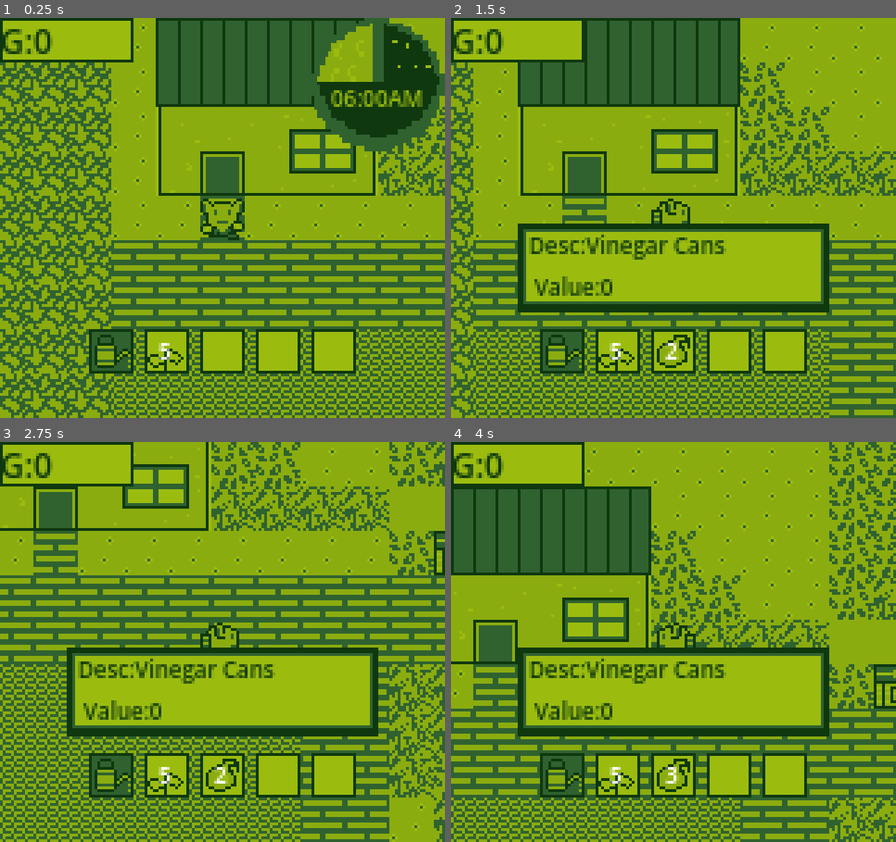
Above: before the commit, frames 1-4 (two rows, left to right).
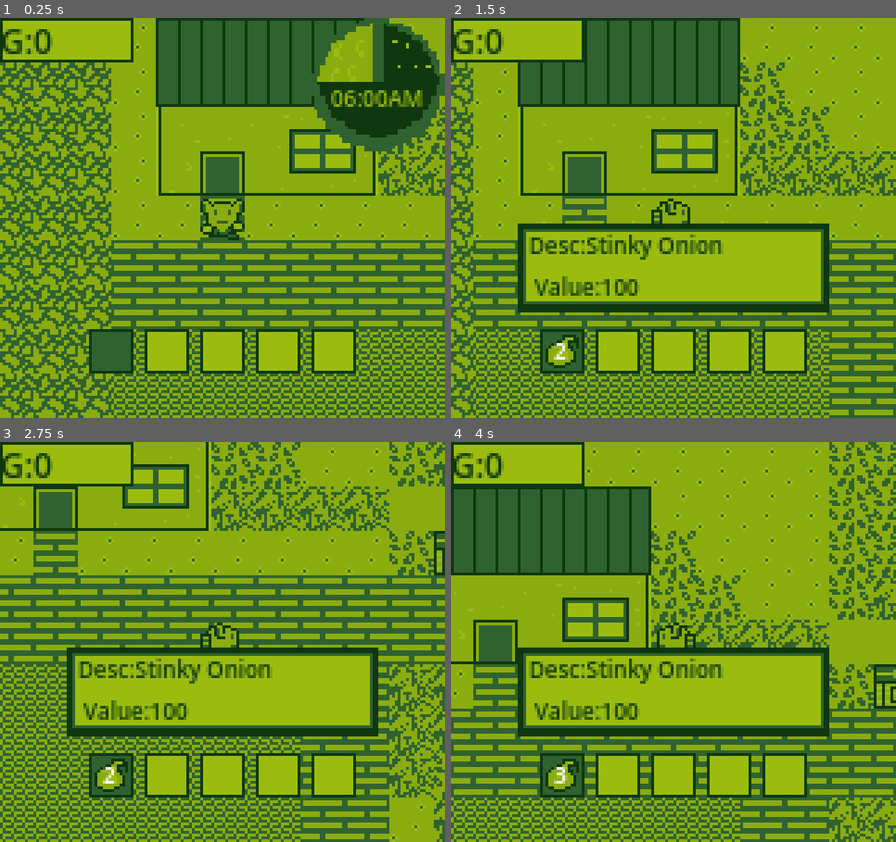
Above: after the commit, the same moments.

Repository: Seanmus/GoblinGrove
Game: Godot game, scene res://Worlds/test_world.tscn
The game is run twice, just before and just after one commit, with the same random seed, the same clock (stepped at 60 frames per second) and the same inputs. This scene is started directly instead of the project's main scene.
Inputs (mouse positions are in pixels of both pictures, inside the frame that each line leads up to):
- Up to frame 1 (0.25 s): no input
- Up to frame 2 (1.5 s): tap Enter at 0.5 s; move the mouse to (771, 198) at 0.52 s; hold D (Right) 0.53-1.28 s; click (771, 198) at 0.6 s; tap K (k) at 0.8, 1.35 s; move the mouse to (584, 238) at 1.27 s; hold S (Down) from 1.28 s (still down)
- Up to frame 3 (2.75 s): tap 1 (one) at 1.55, 2.1 s; move the mouse to (267, 554) at 2.02 s; release S (Down) at 2.03 s; hold D (Right) from 2.03 s (still down); click (267, 554) at 2.3 s
- Up to frame 4 (4 s): move the mouse to (651, 722) at 2.77 s; release D (Right) at 2.78 s; hold W (Up) 2.78-3.53 s; click (651, 722) at 2.85 s; tap K (k) at 3.05 s; move the mouse to (807, 702) at 3.52 s; hold A (Left) from 3.53 s (still down); tap 5 (five) at 3.6 s; tap 1 (one) at 3.8 s

The runs differ from the first frame. In frame 1, 0.5% of the frame differs, in the area x 21-42%, y 79-89%; in frame 2, 1.9%, in the area x 21-62%, y 54-89%; in frame 3, 1.9%; in frame 4, 1.8%.

Commit message:
Inventory save load is working farm is not quite yet

Diff:
--- a/Player/Plant.gd
+++ b/Player/Plant.gd
@@ -1,11 +1,11 @@
-extends Node2D
+extends Resource
 class_name Plant
 
-var itemId
-var maxState = 5
-var tilePos = 1
-var stage = 1
-
+@export var itemId = 1
+@export var maxState = 5
+@export var tilePos = 1
+@export var stage = 1
+signal newStage(sprite)
 
 func _set_stage(Stage):
 	stage = Stage
--- a/Player/goblin_farmer.gd
+++ b/Player/goblin_farmer.gd
@@ -57,6 +57,7 @@
 				Inventory._buyItem(detected.sales_good)
 			elif detected is bed:
 				FarmController._NewDay()
+				SaveLoad._save()
 			print(detected)
 	if !soilLayer:
 		return
--- a/Player/inventory.gd
+++ b/Player/inventory.gd
@@ -1,19 +1,13 @@
 extends Node
 #initalize inventory with 5 seeds
-
-var inventory = {1 : inventorySlot.new(Items.items[5], 1), 2 : inventorySlot.new(Items.items[2], 5)}
+class_name Inventory_Class
+@export var inventory = {}
 
 signal inventoryUpdated
 var selectedItem = 1
 var money = 0
 
-class inventorySlot:
-	var item
-	var count
 
-	func _init(_item, _count) -> void:
-		item = _item
-		count = _count
 
 func _UpdateSelectedItem(itemSlot):
 	selectedItem = itemSlot
--- a/Player/inventorySlot.gd
+++ b/Player/inventorySlot.gd
@@ -11,9 +11,9 @@
 
 func _RefreshDisplay():
 	if(Inventory.inventory.has(slotNumber)):
+		print(str(Inventory.inventory))
 		if Inventory.inventory[slotNumber].item.type != 1:
-			icon.texture = Inventory.inventory[slotNumber].item.texture
-			print(str(Inventory.inventory[slotNumber].item.texture))
+			icon.texture = load(Inventory.inventory[slotNumber].item.texture)
 			label.text = str(Inventory.inventory[slotNumber].count)
 		else:
 			label.text = ""
--- a/Player/onion.gd
+++ b/Player/onion.gd
@@ -16,14 +16,14 @@
 func _set_sprite_for_stage(stage):
 	print("setting sprite" + " stage" + str(stage))
 	if stage == 1:
-		$PlantSprite.texture = onion1
+		newStage.emit(onion1)
 	elif stage == 2:
-		$PlantSprite.texture = onion2
+		newStage.emit(onion2)
 	elif stage == 3:
-		$PlantSprite.texture = onion3
+		newStage.emit(onion3)
 	elif stage == 4:
-		$PlantSprite.texture = onion4
+		newStage.emit(onion4)
 	elif stage >= 5:
-		$PlantSprite.texture = onion5
+		newStage.emit(onion5)
 	else:
-		$PlantSprite.texture = onion1
+		newStage.emit(onion1)
--- a/Player/pickeledHerring.gd
+++ b/Player/pickeledHerring.gd
@@ -16,12 +16,12 @@
 func _set_sprite_for_stage(stage):
 	print("setting sprite" + " stage" + str(stage))
 	if stage == 1:
-		$PlantSprite.texture = herring1
+		newStage.emit(herring1)
 	elif stage == 2:
-		$PlantSprite.texture = herring2
+		newStage.emit(herring2)
 	elif stage == 3:
-		$PlantSprite.texture = herring3
+		newStage.emit(herring3)
 	elif stage >= 4:
-		$PlantSprite.texture = herring4
+		newStage.emit(herring4)
 	else:
-		$PlantSprite.texture = herring1
+		newStage.emit(herring1)
--- a/Player/plant.tscn
+++ b/Player/plant.tscn
@@ -2,6 +2,7 @@
 
 [ext_resource type="Script" uid="uid://b6ceptmslmlo6" path="res://Player/Plant.gd" id="1_xyaem"]
 [ext_resource type="Texture2D" uid="uid://2sgnkfn2qvhp" path="res://Sprites/Plants/Onion/onion_1.png" id="2_vckr8"]
+[ext_resource type="Script" uid="uid://coyt4qm43ajpn" path="res://Player/plant_sprite.gd" id="3_owwtq"]
 
 [node name="Plant" type="Node2D" unique_id=1398079512]
 script = ExtResource("1_xyaem")
@@ -9,3 +10,6 @@
 [node name="PlantSprite" type="Sprite2D" parent="." unique_id=641364162]
 texture_filter = 1
 texture = ExtResource("2_vckr8")
+script = ExtResource("3_owwtq")
+
+[connection signal="newStage" from="." to="PlantSprite" method="_on_plant_new_stage"]
--- /dev/null
+++ b/Player/plant_sprite.gd
@@ -0,0 +1,5 @@
+extends Sprite2D
+
+
+func _on_plant_new_stage(sprite: Variant) -> void:
+	texture = sprite
--- /dev/null
+++ b/Systems/Farmland.gd
@@ -0,0 +1,13 @@
+extends Resource
+class_name  FarmData
+
+@export var watered : bool
+@export var plantIndex : int
+@export var stage : int
+@export var plantType : Plant
+
+func _init(_watered, _plant, _stage, _plantType):
+	watered = _watered
+	plantIndex = _plant
+	stage = _stage
+	plantType = _plantType
--- /dev/null
+++ b/Systems/InventorySlot.gd
@@ -0,0 +1,11 @@
+extends Resource
+
+
+class_name inventorySlot
+
+@export var item : item
+@export var count : int
+
+func _init(_item : item = Items.items[1], _count := 0) -> void:
+	item = _item
+	count = _count
--- /dev/null
+++ b/Systems/SaveData.gd
@@ -0,0 +1,7 @@
+extends Resource
+class_name SaveDataResource
+
+@export var inventory : Dictionary = {1 : inventorySlot.new(Items.items[5], 1), 2 : inventorySlot.new(Items.items[2], 5)}
+@export var money : int
+@export var day : int
+@export var farmdata : Dictionary
--- /dev/null
+++ b/Systems/SaveLoad.gd
@@ -0,0 +1,32 @@
+extends Node
+
+const SAVE_PATH = "user://SaveFile.tres"
+var SaveFileData : SaveDataResource = SaveDataResource.new()
+
+
+func _init() -> void:
+	#Clears the save file
+	#SaveFileData = SaveDataResource.new()
+	#_save()
+	if !FileAccess.file_exists(SAVE_PATH):
+		_save()
+
+func _ready() -> void:
+	_load()
+
+func _save():
+	SaveFileData.day = FarmController.days
+	SaveFileData.inventory = Inventory.inventory.duplicate(true)
+	SaveFileData.farmdata = FarmController.farmland.duplicate(true)
+	SaveFileData.money = Inventory.money
+	ResourceSaver.save(SaveFileData, SAVE_PATH)
+	print("Saving" + str(SaveFileData.money))
+
+func _load():
+	if FileAccess.file_exists(SAVE_PATH):
+		print("loading data" + str(SaveFileData.farmdata))
+		SaveFileData = ResourceLoader.load(SAVE_PATH).duplicate(true)
+		FarmController.days = SaveFileData.day
+		Inventory.inventory = SaveFileData.inventory.duplicate(true)
+		#FarmController.farmland = SaveFileData.farmdata.duplicate(true)
+		Inventory.money = SaveFileData.money
--- a/Worlds/FarmTiles.gd
+++ b/Worlds/FarmTiles.gd
@@ -6,9 +6,10 @@
 # Called when the node enters the scene tree for the first time.
 func _ready() -> void:
 	FarmController._SetupFarmLand(self)
+	print(str(FarmController.farmland))
 	FarmController.newDay.connect(_NewDay)
-	_LoadPlants()
-	_LoadFarmland()
+	#_LoadPlants()
+	#_LoadFarmland()
 
 #remove duplicated code with new day later
 func _LoadPlants():
@@ -16,10 +17,11 @@
 	var tiles = get_used_cells()
 	for tile in tiles:
 		var tileType = get_cell_atlas_coords(tile)
-		if tileType == Vector2i(0,2) || tileType == Vector2i(1,2):
+		if (tileType == Vector2i(0,2) || tileType == Vector2i(1,2)) && FarmController.farmland.has(tile):
 			var farmdata = FarmController.farmland[tile]
 			var tile_pos = Vector2(0,0)
 			set_cell(tile, 0, Vector2(0,2))
+			print(farmdata)
 			if(farmdata.plantIndex != 0):
 				print("regrowing")
 				_Plant(farmdata.plantIndex, map_to_local(tile), farmdata.stage, tile)
--- a/farm_controller.gd
+++ b/farm_controller.gd
@@ -10,17 +10,7 @@
 signal newDay
 # Called when the node enters the scene tree for the first time.
 
-class FarmData:
-	var watered : bool
-	var plantIndex : int
-	var stage : int
-	var plantType : Plant
 
-	func _init(_watered, _plant, _stage, _plantType):
-		watered = _watered
-		plantIndex = _plant
-		stage = _stage
-		plantType = _plantType
 
 func _process(delta: float) -> void:
 	timer += delta
@@ -54,4 +44,5 @@
 		var tileType = soilLayer.get_cell_atlas_coords(tile)
 		if tileType == Vector2i(0,2):
 			var newFarmLand = FarmData.new(false, 0, 0, null)
-			farmland.get_or_add(tile, newFarmLand)
+			if !farmland.has(tile):
+				farmland.get_or_add(tile, newFarmLand)
--- a/item.gd
+++ b/item.gd
@@ -1,16 +1,16 @@
-extends Node
+extends Resource
 class_name item
-var itemId = 1
-var description
-var type
-var price = 200
-var salePrice = 300
-@onready var texture = preload("res://Sprites/UI/Onion.png")
+@export var itemId :int = 1
+@export var description : String = "Onion"
+@export var type : int = 3
+@export var price : int = 200
+@export var salePrice: int = 300
+@export var texture : String = "res://Sprites/UI/Onion.png"
 
-func _init(_itemId, _description, _type, _price, _salesPrice, _texture) -> void:
+func _init(_itemId := itemId, _description := description, _type:= type, _price:= price, _salesPrice:= salePrice, _texture:= texture) -> void:
 	itemId = _itemId
 	description = _description
 	type = _type
 	price = _price
-	salePrice = _price
+	salePrice = _salesPrice
 	texture = _texture
--- a/items.gd
+++ b/items.gd
@@ -7,11 +7,11 @@
 	crop
 }
 
-var onion = item.new(1,"Stinky Onion",types.crop, 100, 100, preload("res://Sprites/UI/Onion.png"))
-var onion_seed = item.new(2,"Onion Seed", types.seed, 50, 25, preload("res://Sprites/Plants/Onion/onion_1.png"))
-var herring = item.new(3,"Pickeled Herring",types.crop, 250, 200, preload("res://Sprites/UI/fish_icon.png"))
-var herring_seed = item.new(4,"Regular Old Herring",types.seed, 50, 200, preload("res://Sprites/Plants/Fish/fish_1.png"))
-var wateringCan = item.new(5,"Vinegar Cans",types.tool, 0, 0, preload("res://Sprites/UI/vinegar_can.png"))
-var hoe = item.new(6, "Hoe", types.tool, 0 , 0, preload("res://Sprites/UI/hoe.png"))
+var onion = item.new(1,"Stinky Onion",types.crop, 100, 100, "res://Sprites/UI/Onion.png")
+var onion_seed = item.new(2,"Onion Seed", types.seed, 50, 25, "res://Sprites/Plants/Onion/onion_1.png")
+var herring = item.new(3,"Pickeled Herring",types.crop, 250, 200, "res://Sprites/UI/fish_icon.png")
+var herring_seed = item.new(4,"Regular Old Herring",types.seed, 50, 200, "res://Sprites/Plants/Fish/fish_1.png")
+var wateringCan = item.new(5,"Vinegar Cans",types.tool, 0, 0, "res://Sprites/UI/vinegar_can.png")
+var hoe = item.new(6, "Hoe", types.tool, 0 , 0, "res://Sprites/UI/hoe.png")
 
 var items = {  1 :onion, 2 : onion_seed, 3 : herring, 4 : herring_seed, 5: wateringCan, 6 : hoe}
--- a/project.godot
+++ b/project.godot
@@ -20,6 +20,7 @@
 Items="*uid://bdr2ltowkad7q"
 FarmController="*uid://ddoerlrcw3mc2"
 Inventory="*uid://5imjwdrmnwrm"
+SaveLoad="*uid://d1t4lrlw5t04p"
 
 [display]
 
Not shown, added: Player/plant_sprite.gd.uid
Not shown, added: Systems/Farmland.gd.uid
Not shown, added: Systems/InventorySlot.gd.uid
Not shown, added: Systems/SaveData.gd.uid
Not shown, added: Systems/SaveLoad.gd.uid
Not shown, added: Player/goblin_farmer.tscn5417948430.tmp
Not shown, added: Player/goblin_farmer.tscn5446838034.tmp
